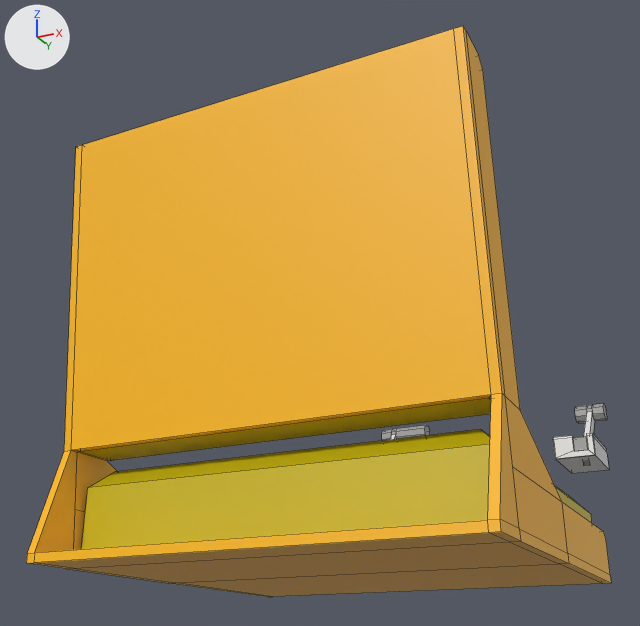
An edit to the Blender file tsu_components_src/seats/seat_train_driver_tiny.blend, drawn before and after from the same camera.
Before and after are seen from a 50 mm camera at (0.569, -1.086, -0.228) aimed at (0.038, -0.024, 0.25). Lighting does not change. The marker at upper left points along +X, +Y and +Z. The first picture is the older version. Mesh edges are drawn as thin lines.

The older version as bpy lines, for what is in view:
```python
me_cube = bpy.data.meshes.new('Cube')
me_cube.from_pydata(...)  # 252 vertices, 230 faces; spans x -0.125..0.375, y -0.375..0.526, z -0.125..0.375
# faces by material slot: [78, 18, 72, 62]
me_cube.materials.append(mat_paintable_0)  # yellow #ffbb00
me_cube.materials.append(mat_paintable_1)  # yellow #cdba00
me_cube.materials.append(mat_silver)  # white #e5e5e5
me_cube.materials.append(mat_black)  # grey #9d9d9d
ob_cube = bpy.data.objects.new('Cube', me_cube)
ob_cube.location = (0.0, 0.0, 0.0)
```
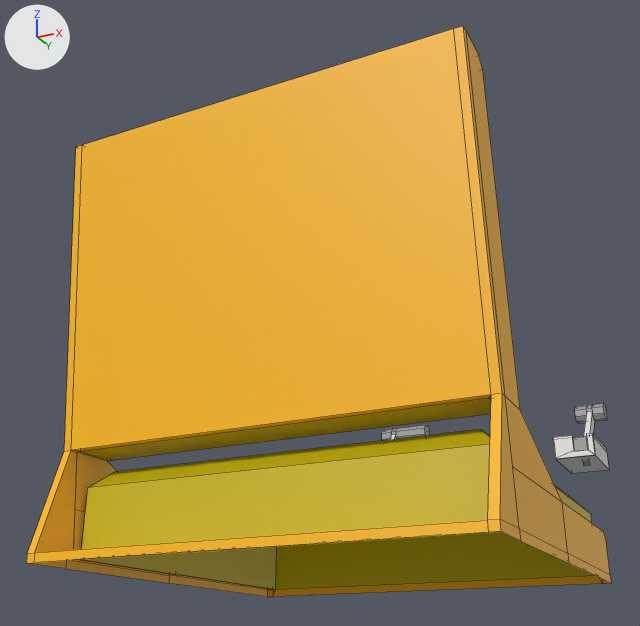
Diff of the bpy script that builds the scene:
```diff
--- a/tsu_components_src/seats/seat_train_driver_tiny.blend.py
+++ b/tsu_components_src/seats/seat_train_driver_tiny.blend.py
@@ me_cube @@
 # used by ob_cube; location = (0.0, 0.0, 0.0)
-me_cube.from_pydata(...)  # 252 vertices, 230 faces; spans x -0.125..0.375, y -0.375..0.526, z -0.125..0.375
+me_cube.from_pydata(...)  # 248 vertices, 221 faces; spans x -0.125..0.375, y -0.375..0.526, z -0.125..0.375
+# me_cube part 1
+# 4 vertices are removed from x -0.115..0.365, y -0.315..-0.125, z -0.125
+# 9 faces are deleted
 me_cube.materials.append(mat_paintable_0)
```

Pixel boxes (x1, y1, x2, y2) of what changed, in the pictures (640 x 626 px):
part 1 of me_cube, deleted: before (28, 532, 610, 597)
